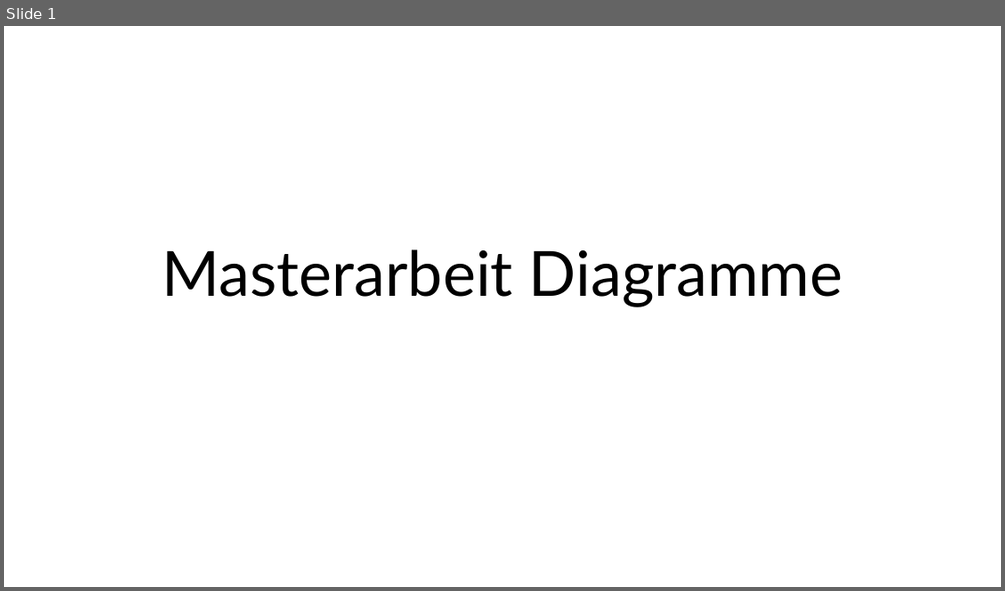
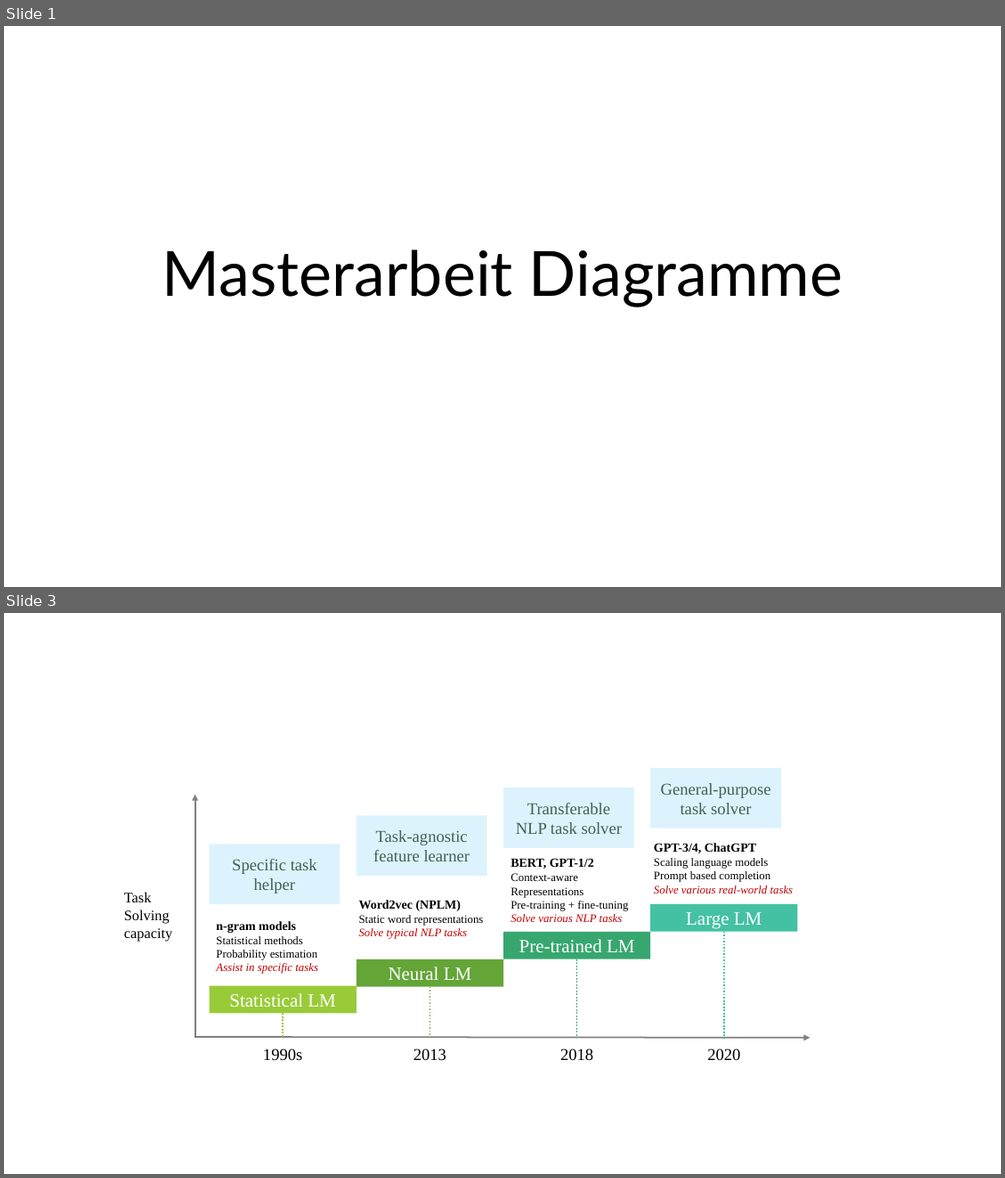
Before and after one commit to Ben-Pfirsich/Masterarbeit-2024, a slide deck: images/Masterarbeit Diagramme.pptx. Shown one above the other, each under a label of ours: slide 1 before the commit, slides 1 and 3 after it; the slides between them are not shown. The pictures are 1005x591 and 1005x1178 pixels, drawn with LibreOffice and Linux fonts; fonts in the diff are those of the drawing. Boxes give left, top, right and bottom in pixels: in the first picture for what was removed or moved away, otherwise in the second. Text is boxed around its words. In the diff, an @@ line names an element or a change of style, - is before the commit and + after.

Commit message:
fix: language models

```diff
--- a/images/Masterarbeit Diagramme.pptx
+++ b/images/Masterarbeit Diagramme.pptx
@@ slide 3 added at [4, 613, 1001, 1174], background #FFFFFF @@
@@ rectangle added at [651, 768, 782, 828], fill #DCF3FE, 16 pt, text #455F51 @@
+General-purpose task solver
@@ arrow added from (195, 1038) to (195, 794), #808080 1.5 pt @@
@@ rectangle added at [503, 787, 634, 848], fill #DCF3FE, 16 pt, text #455F51 @@
+Transferable NLP task solver
@@ rectangle added at [356, 816, 487, 876], fill #DCF3FE, 16 pt, text #455F51 @@
+Task-agnostic feature learner
@@ rectangle added at [209, 844, 340, 905], fill #DCF3FE, 16 pt, text #455F51 @@
+Specific task
+helper
@@ text added at [654, 843, 793, 893], 11 pt, text #000000 @@
+GPT-3/4, ChatGPT
+Scaling language models
+Prompt based completion
+Solve various real-world tasks
@@ text added at [510, 858, 628, 922], 11 pt, text #000000 @@
+BERT, GPT-1/2
+Context-aware
+Representations
+Pre-training + fine-tuning
+Solve various NLP tasks
@@ text added at [124, 892, 172, 941], 14 pt, text #000000 @@
+Task
+Solving
+capacity
@@ text added at [359, 900, 484, 939], 11 pt, text #000000 @@
+Word2vec (NPLM)
+Static word representations
+Solve typical NLP tasks
@@ rectangle added at [651, 904, 798, 932], fill #44C1A3, 18 pt, text #FFFFFF @@
+Large LM
@@ text added at [216, 921, 318, 973], 11 pt, text #000000 @@
+n-gram models
+Statistical methods
+Probability estimation
+Assist in specific tasks
@@ rectangle added at [503, 932, 651, 959], fill #37A76F, 18 pt, text #FFFFFF @@
+Pre-trained LM
@@ line added from (724, 932) to (724, 1038), #44C1A3 1.5 pt dashed @@
@@ rectangle added at [356, 959, 503, 987], fill #63A537, 18 pt, text #FFFFFF @@
+Neural LM
@@ line added from (577, 959) to (577, 1038), #37A76F 1.5 pt dashed @@
@@ rectangle added at [210, 985, 357, 1013], fill #99CB38, 18 pt, text #FFFFFF @@
+Statistical LM
@@ line added from (430, 987) to (430, 1037), #63A537 1.5 pt dashed @@
@@ arrow added from (195, 1037) to (810, 1038), #808080 1.5 pt @@
@@ line added from (283, 1013) to (283, 1037), #99CB38 1.5 pt dashed @@
@@ text added at [263, 1048, 302, 1061], 16 pt, text #000000 @@
+1990s
@@ text added at [413, 1048, 446, 1061], 16 pt, text #000000 @@
+2013
@@ text added at [560, 1048, 593, 1061], 16 pt, text #000000 @@
+2018
@@ text added at [707, 1048, 740, 1060], 16 pt, text #000000 @@
+2020
```
Also in this commit, not shown: 1 slide changed, 2 other files.
